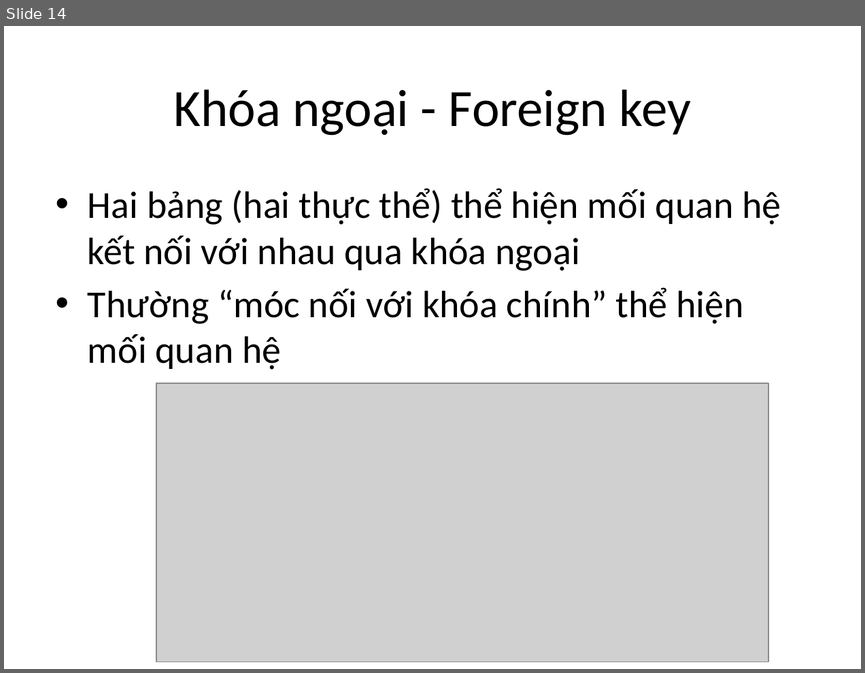
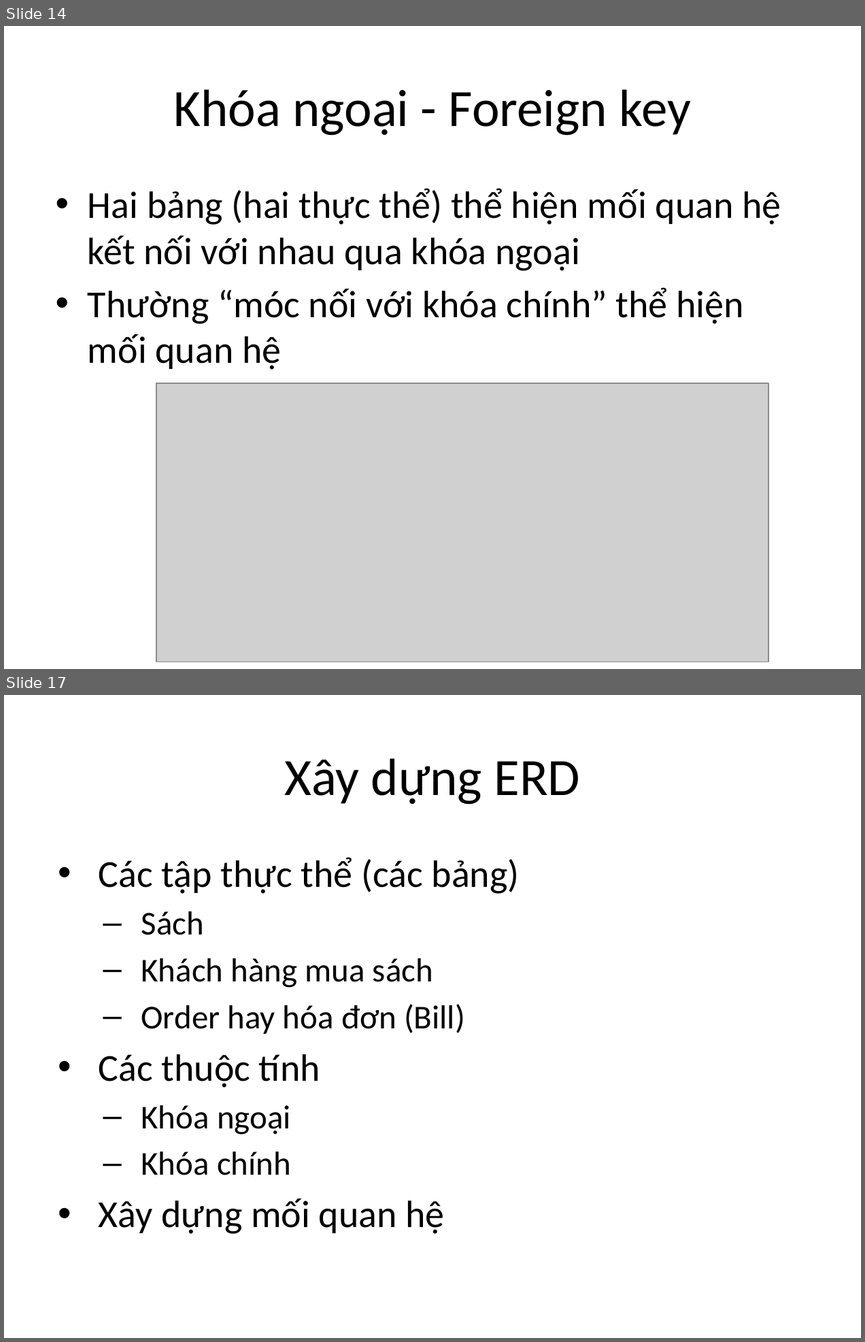
Before and after one commit to phithanh97cs/T3H, a slide deck: Database/RDBMS/2. Thiết kế CSDL.pptx. Shown one above the other, each under a label of ours: slide 14 before the commit, slides 14 and 17 after it; the slides between them are not shown. The pictures are 865x673 and 865x1342 pixels, drawn with LibreOffice and Linux fonts; fonts in the diff are those of the drawing; grey boxes stand for pictures. Boxes give left, top, right and bottom in pixels: in the first picture for what was removed or moved away, otherwise in the second. Text is boxed around its words. In the diff, an @@ line names an element or a change of style, - is before the commit and + after.

```diff
--- a/Database/RDBMS/2. Thiết kế CSDL.pptx
+++ b/Database/RDBMS/2. Thiết kế CSDL.pptx
@@ slide 17 added at [4, 695, 861, 1338], background #FFFFFF @@
@@ title added at [284, 758, 581, 804], 44 pt, text #000000 @@
+Xây dựng ERD
@@ text added at [99, 857, 519, 1234], 28 pt, text #000000 @@
+• Các tập thực thể (các bảng)
+  – Sách
+  – Khách hàng mua sách
+  – Order hay hóa đơn (Bill)
+• Các thuộc tính
+  – Khóa ngoại
+  – Khóa chính
+• Xây dựng mối quan hệ
```
Also in this commit, not shown: 6 other slides added.
